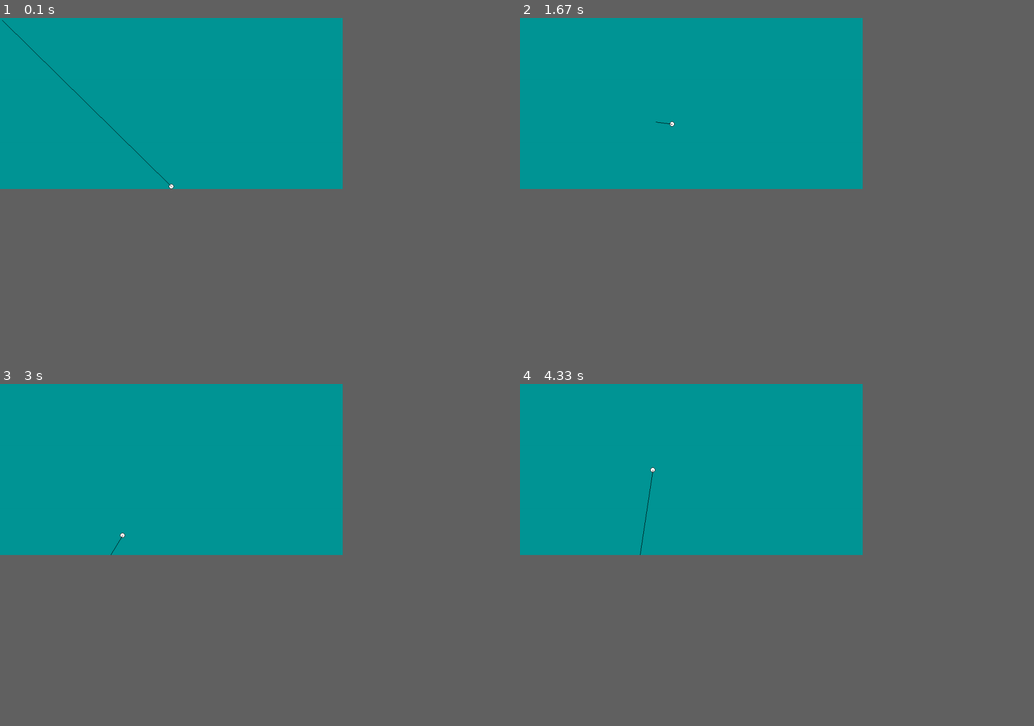
Above: before the commit, frames 1-4 (two rows, left to right).
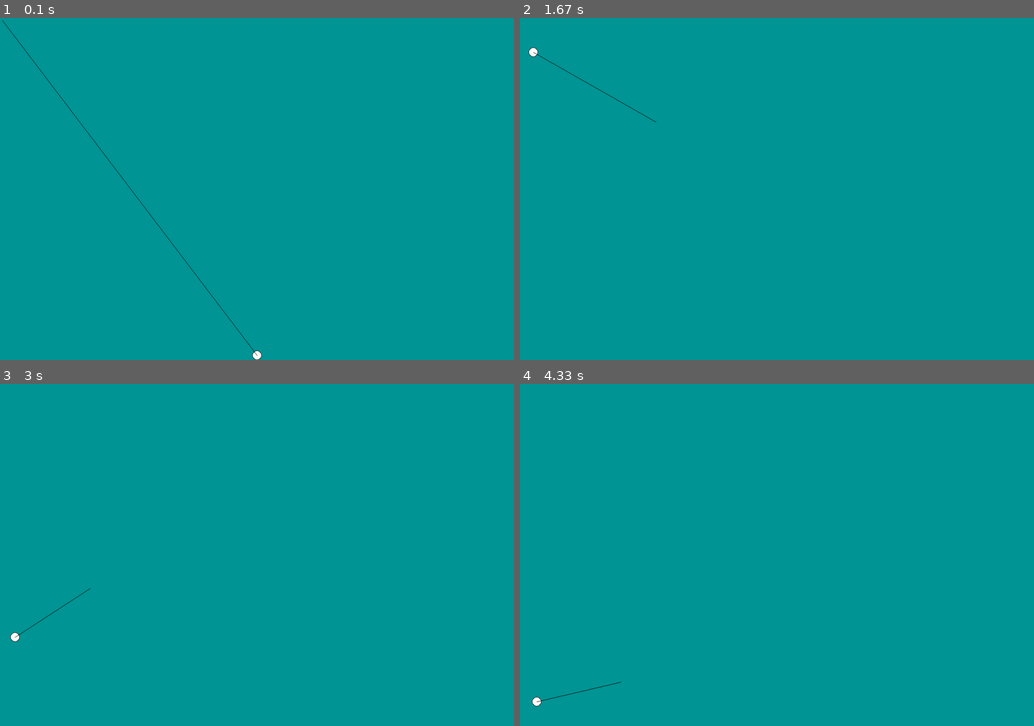
Above: after the commit, the same moments.

Repository: InfinityProgrammers/pygame-and-physic
Game: pygame game, started from ball/ball.py
The game is run twice, just before and just after one commit, with the same random seed, the same clock (stepped at 60 frames per second) and the same inputs.
Inputs (mouse positions are in pixels of both pictures, inside the frame that each line leads up to):
- Up to frame 1 (0.1 s): no input
- Up to frame 2 (1.67 s): click (941, 178) at 0.38 s; click (828, 264) at 0.72 s; click (967, 308) at 1.05 s; click (653, 120) at 1.38 s
- Up to frame 3 (3 s): click (257, 596) at 1.72 s; click (185, 483) at 2.05 s; click (436, 643) at 2.38 s; click (87, 589) at 2.72 s
- Up to frame 4 (4.33 s): click (627, 486) at 3.05 s; click (653, 616) at 3.38 s; click (962, 633) at 3.72 s; click (622, 681) at 4.05 s
In our replay, the window is 600x300 before the commit and 900x600 after it. These sizes can differ from the game's own. Grey fills any space a smaller window leaves; there, only what the larger window draws over its background counts as a difference.

The runs differ from the first frame. In frame 1, 0.3% of the frame differs, in the area x 0-51%, y 1-100%; in frame 2, 0.1%; in frame 3, 0.1%; in frame 4, 0.1%.

Commit message:
sync with config

Diff:
--- a/ball/ball.py
+++ b/ball/ball.py
@@ -1,14 +1,15 @@
 import pygame, sys, math
 import config
+from config import *
 from pygame.math import Vector2
 
-win = pygame.display.set_mode((800, 400))
-
-class pilka(object):
+win = pygame.display.set_mode(WIN_SIZE)
+#TODO: recode this bcs is awful
+class ball(object):
     def __init__(self, x, y, radius, color):
         self.clock = pygame.time.Clock()
         self.delta = 0
-        self.tickrate = 120
+        self.tickrate = TICK_RATE
         self.x = x
         self.y = y
         self.radius = radius
@@ -19,15 +20,15 @@
         pygame.draw.circle(win, self.color, (int(self.x), int(self.y)), self.radius-1)
 
 def redrawwindow():
-    win.fill((0, 150, 150))
+    win.fill(WIN_COLOR)
     golfball.Draw(win)
     pygame.draw.line(win, (0, 0, 0), line[0], line[1])
     pygame.display.update()
 
-golfball = pilka(400, 394, 6, (255, 255, 255))
+golfball = ball(WIN_SIZE[0]/2, WIN_SIZE[1]-BALL_RADIUS, BALL_RADIUS, BALL_COLOR)
 bound = False
 shoot = False
-gravacc = 0.04
+gravacc = GRAV_ACC
 vel = Vector2(0, 0)
 
 while True:
@@ -41,16 +42,16 @@
             vel.y += gravacc
             golfball.x += vel.x
             golfball.y += vel.y
-            if golfball.y > 394 or golfball.y < 6:
-                vel.x /= 1.2
-                vel.y /= -1.3
-                golfball.y = 6 if golfball.y<6 else 394
+            if golfball.y > WIN_SIZE[1]-BALL_RADIUS or golfball.y < BALL_RADIUS:
+                vel.x /= SD_X
+                vel.y /= -SD_Y
+                golfball.y = BALL_RADIUS if golfball.y<BALL_RADIUS else WIN_SIZE[1]-BALL_RADIUS
                 if abs(vel.x) < 0.1 and abs(vel.y) < 0.1:
-                    golfball.y = 394
+                    golfball.y = WIN_SIZE[1]-BALL_RADIUS
                     shoot = False
-            if golfball.x < 6 or golfball.x > 794:
-                vel.x /= -1.2
-                golfball.x = 6 if golfball.x<6 else 794
+            if golfball.x < BALL_RADIUS or golfball.x > WIN_SIZE[0]-BALL_RADIUS:
+                vel.x /= -SD_X
+                golfball.x = BALL_RADIUS if golfball.x<BALL_RADIUS else WIN_SIZE[0]-BALL_RADIUS
         for event in pygame.event.get():
             if event.type == pygame.QUIT:
                 sys.exit(0)
@@ -61,5 +62,5 @@
                 poss = Vector2(posss[0] - golfball.x, posss[1] - golfball.y)
                 power = math.sqrt((golfball.x-posss[0])**2+(golfball.y-posss[1])**2)/3
                 angle = poss.angle_to(Vector2(1, 0))
-                vel.x = round(math.cos(math.radians(angle)) * power) / 12
-                vel.y = -round(math.sin(math.radians(angle)) * power) / 12
+                vel.x = round(math.cos(math.radians(angle)) * power) * POWER_SCALE
+                vel.y = -round(math.sin(math.radians(angle)) * power) * POWER_SCALE
--- a/gravity/gravity1.py
+++ b/gravity/gravity1.py
@@ -5,7 +5,7 @@
 
 clock = pygame.time.Clock()
 delta = 0
-tickrate = 60
+tickrate = TICK_RATE
 
 click = False
 space = False
@@ -117,7 +117,7 @@
                 sys.exit(0)
             if event.type == pygame.MOUSEBUTTONDOWN:
                 start_pos = m_pos
-                ball = Orb(win, m_pos.x, m_pos.y, 1, ORB_SIZE,ORB_COLOR, True)
+                ball = Orb(win, m_pos.x, m_pos.y, ORB_MASS, ORB_SIZE,ORB_COLOR, True)
                 click = True
                 space = False
             if event.type == pygame.KEYDOWN and event.key == pygame.K_SPACE and space == False:
